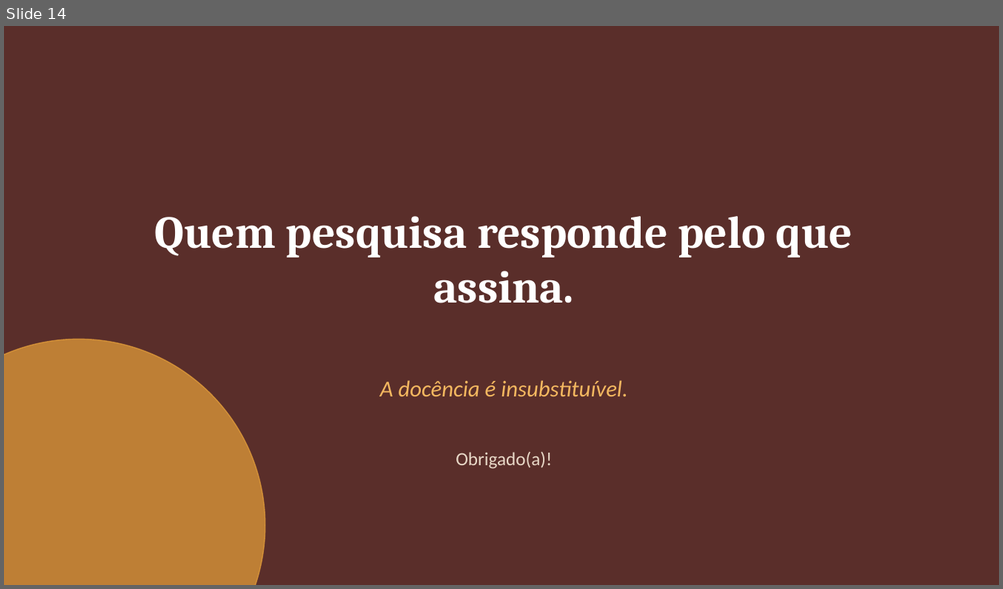
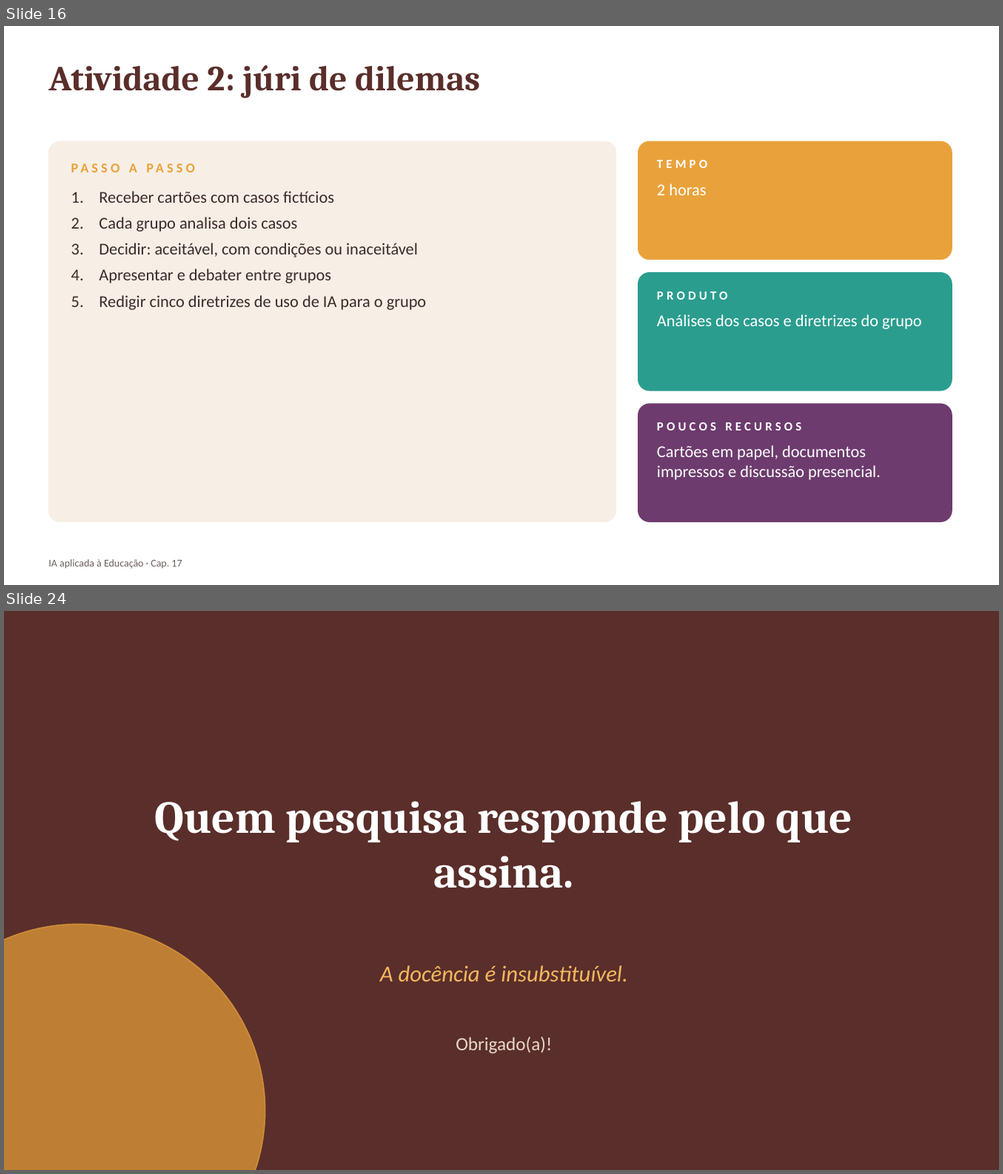
Before and after one commit to arakenmedeiros/claude, a slide deck: livro_ia_educacao/saida/pptx/Cap17_slides.pptx. Shown one above the other, each under a label of ours: slide 14 before the commit, slides 16 and 24 after it; the slides between them are not shown. The pictures are 1003x589 and 1003x1174 pixels, drawn with LibreOffice and Linux fonts; fonts in the diff are those of the drawing. Boxes give left, top, right and bottom in pixels: in the first picture for what was removed or moved away, otherwise in the second. Text is boxed around its words. In the diff, an @@ line names an element or a change of style, - is before the commit and + after.

```diff
--- a/livro_ia_educacao/saida/pptx/Cap17_slides.pptx
+++ b/livro_ia_educacao/saida/pptx/Cap17_slides.pptx
@@ slide 16 added at [4, 26, 999, 585], background #FFFFFF @@
@@ text added at [48, 65, 480, 99], 34 pt, text #5A2E2A, bold @@
+Atividade 2: júri de dilemas
@@ rounded rectangle added at [48, 141, 616, 522], fill #F7EFE6, outline #F7EFE6 1 pt @@
@@ rounded rectangle added at [638, 141, 951, 260], fill #E9A23B, outline #E9A23B 1 pt @@
@@ text added at [129, 164, 137, 173], 13 pt, text #E9A23B, bold @@
+PASSO A PASSO
@@ text added at [657, 160, 707, 168], 12 pt, text #FFFFFF, bold @@
+TEMPO
@@ text added at [99, 191, 427, 310], 16 pt, text #3B2A2A @@
+1. Receber cartões com casos fictícios
+2. Cada grupo analisa dois casos
+3. Decidir: aceitável, com condições ou inaceitável
+4. Apresentar e debater entre grupos
+5. Redigir cinco diretrizes de uso de IA para o grupo
@@ text added at [657, 184, 706, 195], 16 pt, text #FFFFFF @@
+2 horas
@@ rounded rectangle added at [638, 273, 951, 391], fill #2A9D8F, outline #2A9D8F 1 pt @@
@@ text added at [657, 292, 727, 300], 12 pt, text #FFFFFF, bold @@
+PRODUTO
@@ text added at [657, 315, 922, 329], 16 pt, text #FFFFFF @@
+Análises dos casos e diretrizes do grupo
@@ rounded rectangle added at [638, 404, 951, 522], fill #6D3B6E, outline #6D3B6E 1 pt @@
@@ text added at [657, 423, 801, 431], 12 pt, text #FFFFFF, bold @@
+POUCOS RECURSOS
@@ text added at [657, 446, 880, 480], 16 pt, text #FFFFFF @@
+Cartões em papel, documentos impressos e discussão presencial.
@@ text added at [48, 560, 182, 569], 10 pt, text #6B5F59 @@
+IA aplicada à Educação · Cap. 17
@@ what was slide 14 is now slide 24 @@
```
Also in this commit, not shown: 9 slides changed, 12 other slides added, 3 slides removed, 42 other files.
